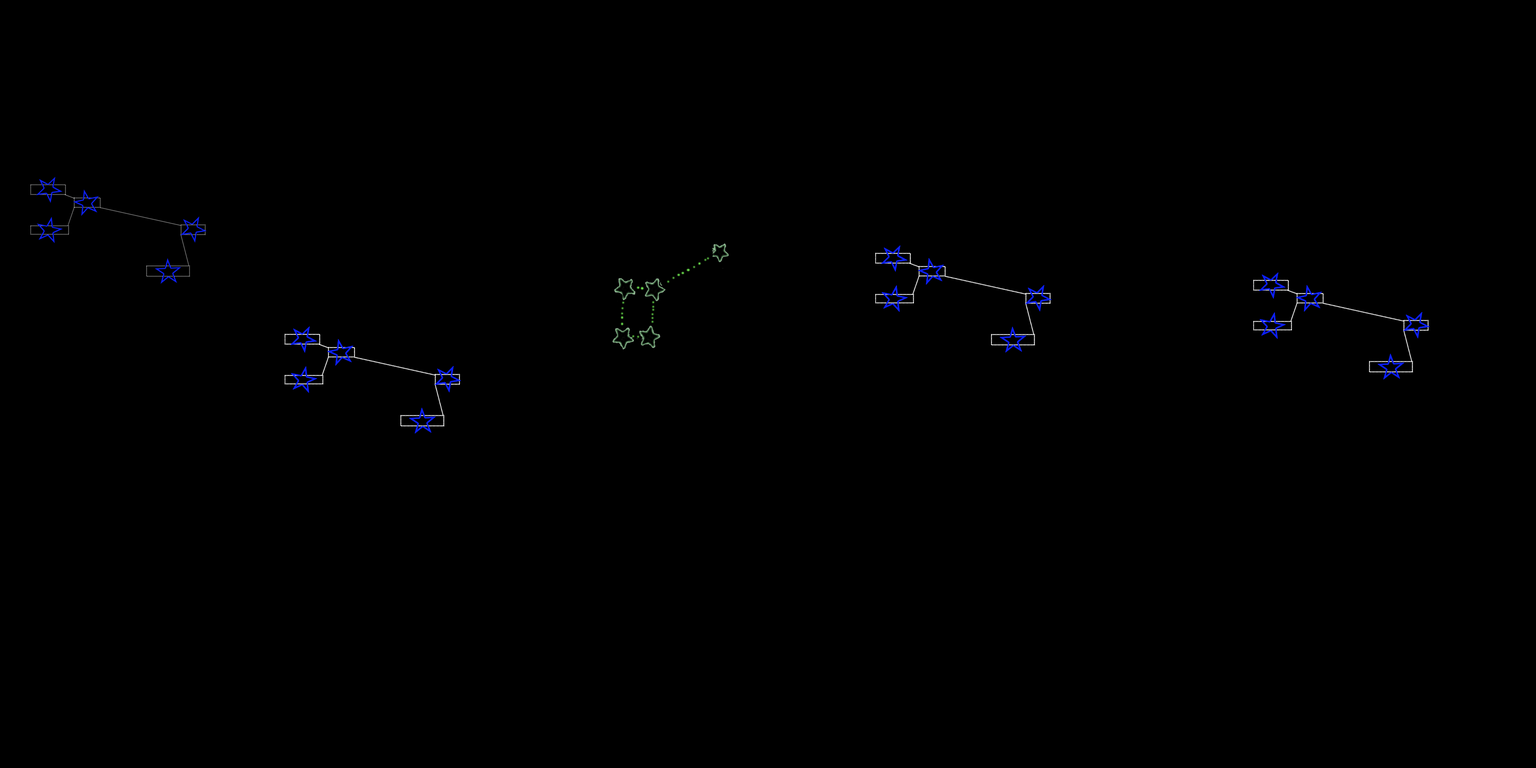
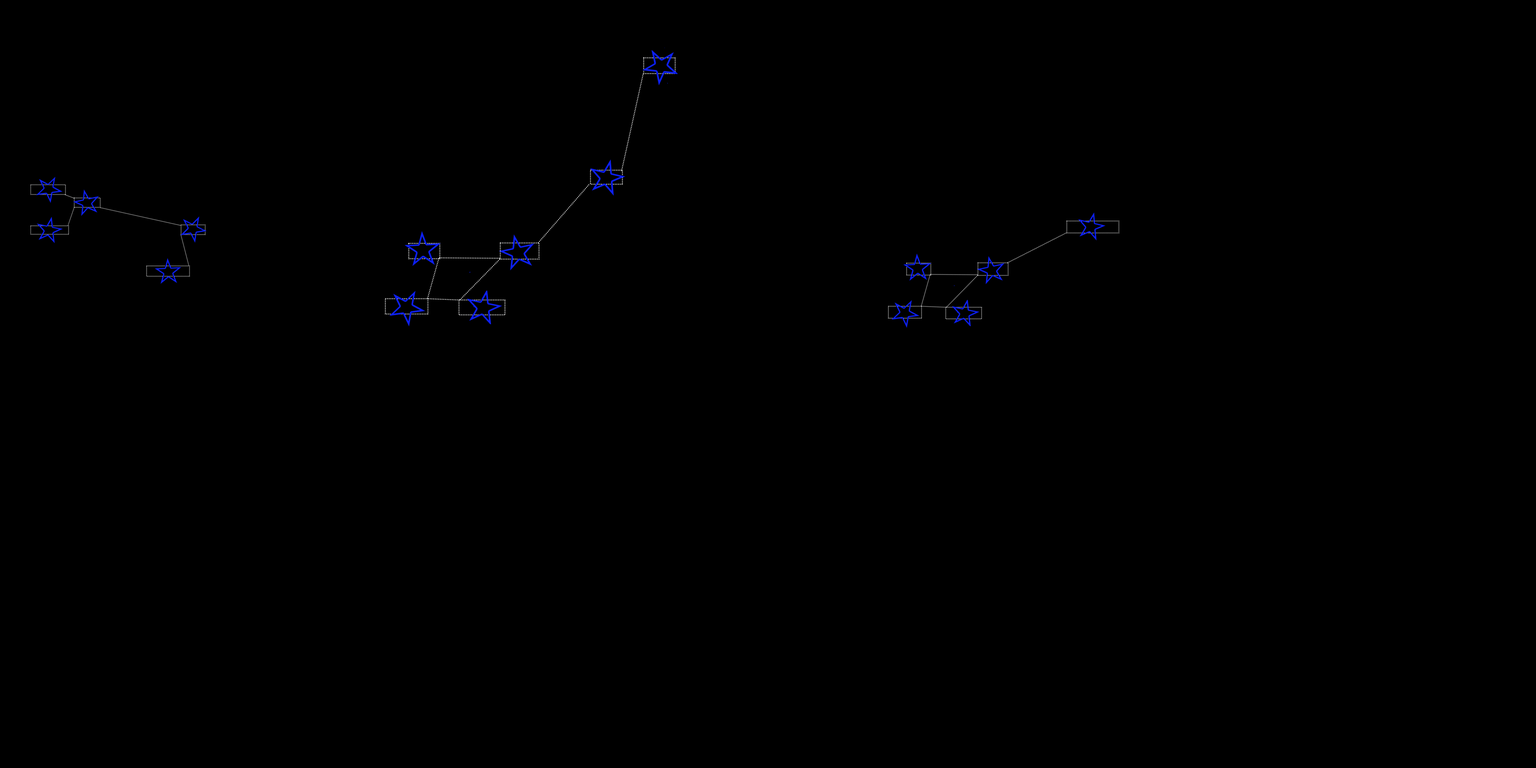
The second 1536px x 768px image is a revision of the first. Changes to its layers:
removed layer "canis major copy #2" over (1253, 272, 1430, 380)
moved "ursa major" above "ursa minor", painted on it over (384, 47, 729, 350)
renamed "canis major copy #1" to "ursa minor", painted on it over (875, 212, 1120, 353)
removed layer "canis major copy" over (284, 326, 462, 434)
